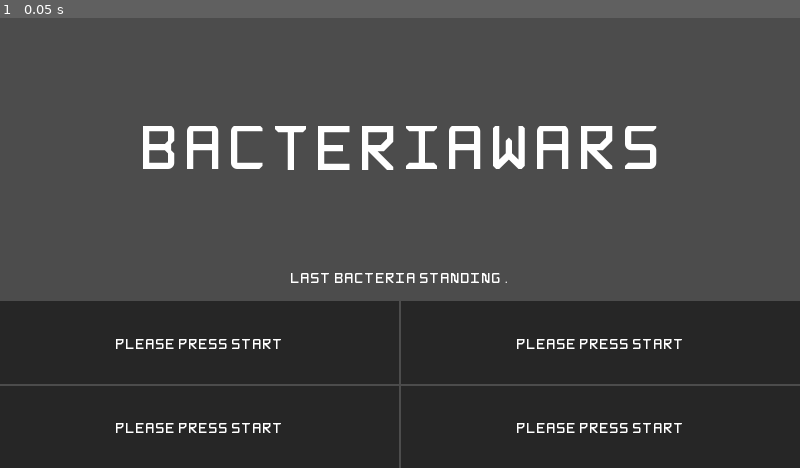
Above: before the commit, frame 1.
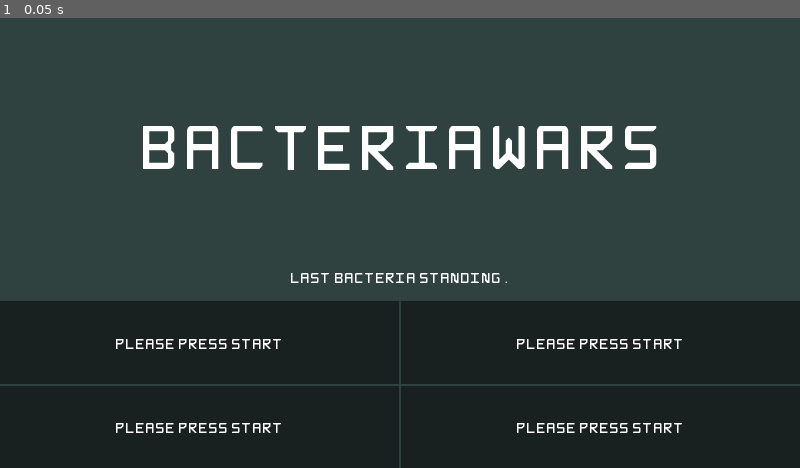
Above: after the commit, the same moment.

Repository: Werkaninchen/milchbroetchen
Game: Godot game, scene res://StartScreen/StartScreen.tscn
Two runs of this game, one before a commit and one after it. Both use one fixed random seed, a clock stepped at 60 frames per second and the inputs below.
Inputs:
- Up to frame 1 (0.05 s): no input

The runs differ from the first frame. In frame 1, 61% of the frame differs, in the area x 0-100%, y 0-100%.

Commit message:
Background added
Physics Layer fixed
Target Arrows for Player Added

Diff:
--- a/godot/Enemy/Bacteria/Enemy.gd
+++ b/godot/Enemy/Bacteria/Enemy.gd
@@ -36,7 +36,7 @@
 	if collision:
 		if collision.collider is Character:
 			var collided_player : Character = collision.collider
-			collided_player.hit(50)
+			collided_player.hit(25)
 			kill_self(collision.position)
 #player_target = get_viewport().get_mouse_position()
 
--- /dev/null
+++ b/godot/GameView/BG.tscn
@@ -0,0 +1,55 @@
+[gd_scene load_steps=5 format=2]
+
+[sub_resource type="Shader" id=1]
+code = "shader_type canvas_item;
+
+uniform vec2 time_factor = vec2(0.5, 0.5);
+uniform vec2 amplitude = vec2(0.05, 0.05);
+
+void fragment() {
+	vec2 tiled_uvs = UV;
+	//tiled_uvs.y *= aspect_ratio;
+
+	vec2 wave_uv_offset;
+	wave_uv_offset.x += sin(TIME * time_factor.x);
+	wave_uv_offset.y += cos(TIME * time_factor.y);
+
+
+	COLOR = texture(TEXTURE, tiled_uvs + wave_uv_offset * amplitude);
+
+}"
+
+[sub_resource type="ShaderMaterial" id=2]
+shader = SubResource( 1 )
+shader_param/time_factor = Vector2( 0.5, 0.5 )
+shader_param/amplitude = Vector2( 0.05, 0.05 )
+
+[sub_resource type="OpenSimplexNoise" id=3]
+seed = 3
+octaves = 6
+period = 122.0
+persistence = 1.0
+lacunarity = 1.06
+
+[sub_resource type="NoiseTexture" id=4]
+flags = 3
+width = 1920
+height = 1080
+seamless = true
+noise = SubResource( 3 )
+
+[node name="BG" type="ParallaxBackground"]
+
+[node name="ParallaxLayer" type="ParallaxLayer" parent="."]
+motion_scale = Vector2( 0.75, 0.75 )
+motion_mirroring = Vector2( 1920, 1080 )
+
+[node name="ColorRect" type="TextureRect" parent="ParallaxLayer"]
+modulate = Color( 0.148285, 0.441406, 0.392553, 0.498039 )
+material = SubResource( 2 )
+anchor_right = 1.0
+anchor_bottom = 1.0
+margin_right = 1920.0
+margin_bottom = 1080.0
+texture = SubResource( 4 )
+expand = true
--- /dev/null
+++ b/godot/GameView/GetPlayer.tscn
@@ -0,0 +1,11 @@
+[gd_scene load_steps=2 format=2]
+
+[ext_resource path="res://character/Attacks/skyscraperOnBroom.png" type="Texture" id=1]
+
+[node name="GetPlayer" type="Node2D"]
+
+[node name="Arrow" type="Sprite" parent="."]
+rotation = 1.5708
+scale = Vector2( 3, 3 )
+texture = ExtResource( 1 )
+offset = Vector2( 5, -15 )
--- a/godot/GameView/PlayerScreen.gd
+++ b/godot/GameView/PlayerScreen.gd
@@ -10,24 +10,44 @@
 
 var world
 
+var get_player = preload("res://GameView/GetPlayer.tscn")
+
+var get_player_scenes = {}
+
 # Called when the node enters the scene tree for the first time.
 func _ready():
 	player.connect("died", self, "_on_player_died")
 	player.connect("won", self, "_on_player_won")
 	player.connect("lost", self, "_on_player_lost")
 
+
 	player_game_view = $MC/GameView
+	player_game_view.connect("resized", self, "_on_view_resized")
 	player_game_world = $MC/GameView/PlayerViewport
 	player_game_view.texture = player_game_world.get_texture()
 	player_game_world.world_2d = world.world_2d
 	camera2d.custom_viewport = player_game_world
 	camera2d.current = true
 
+	for player in Game.players:
+		if Game.players[player] != self.player:
+			get_player_scenes[player] = get_player.instance()
+			get_player_scenes[player].modulate = Game.players[player].color
+			player_game_view.add_child(get_player_scenes[player])
+			Game.players[player].connect("died", self, "_on_enemy_player_died")
+
 func set_up_player_game(world, player):
 	self.world = world
 	camera2d = player.camera
 	self.player = player
 
+func _process(delta):
+	for player in Game.players:
+		if is_instance_valid(Game.players[player]) and Game.players[player] != self.player:
+			var distance_vector = (Game.players[player].global_position - self.player.global_position)
+			get_player_scenes[player].rotation = distance_vector.angle()
+			get_player_scenes[player].get_child(0).scale.x = min(500 / min(distance_vector.length(), 2000), 1) * 3
+			get_player_scenes[player].get_child(0).scale.y = min(500 / min(distance_vector.length(), 2000), 1) * 3
 
 func _input(event):
 	if event.device == player.id:
@@ -37,10 +57,22 @@
 
 func _on_player_died(id):
 	$MC/DeadScreen.visible = true
+	for get_player_scene in get_player_scenes.values():
+		get_player_scene.call_deferred("free")
 	set_process_input(false)
+	set_process(false)
+
+func _on_enemy_player_died(id):
+	get_player_scenes[id].call_deferred("free")
 
 func _on_player_won(id):
 	$MC/WinScreen.visible = true
 
 func _on_player_lost(id):
 	$MC/LostScreen.visible = true
+
+func _on_view_resized():
+	for player in Game.players:
+		if Game.players[player] != self.player:
+			get_player_scenes[player].global_position = rect_position + rect_size / 2
+			get_player_scenes[player].get_child(0).position.x = min(rect_size.x / 2, rect_size.y / 2) - 200
--- a/godot/GameView/PlayerScreen.tscn
+++ b/godot/GameView/PlayerScreen.tscn
@@ -1,21 +1,22 @@
-[gd_scene load_steps=7 format=2]
+[gd_scene load_steps=8 format=2]
 
 [ext_resource path="res://GameView/PlayerScreen.gd" type="Script" id=1]
-[ext_resource path="res://character/Hud/CharacterHud.tscn" type="PackedScene" id=2]
+[ext_resource path="res://GameView/BG.tscn" type="PackedScene" id=2]
+[ext_resource path="res://character/Hud/CharacterHud.tscn" type="PackedScene" id=3]
 
 [sub_resource type="DynamicFontData" id=1]
 font_path = "res://Rabbid-Highway-Sign.ttf"
 
 [sub_resource type="DynamicFont" id=2]
-size = 120
+size = 60
 font_data = SubResource( 1 )
 
 [sub_resource type="DynamicFont" id=3]
-size = 120
+size = 60
 font_data = SubResource( 1 )
 
 [sub_resource type="DynamicFont" id=4]
-size = 120
+size = 60
 font_data = SubResource( 1 )
 
 [node name="PlayerScreen" type="Control"]
@@ -62,7 +63,9 @@
 render_target_v_flip = true
 gui_disable_input = true
 
-[node name="CharacterHud" parent="MC" instance=ExtResource( 2 )]
+[node name="BG" parent="MC/GameView/PlayerViewport" instance=ExtResource( 2 )]
+
+[node name="CharacterHud" parent="MC" instance=ExtResource( 3 )]
 anchor_right = 0.0
 anchor_bottom = 0.0
 margin_left = 20.0
@@ -85,6 +88,7 @@
 text = "You died, loser..."
 align = 1
 valign = 1
+autowrap = true
 
 [node name="WinScreen" type="ColorRect" parent="MC"]
 visible = false
@@ -101,6 +105,7 @@
 text = "Congratulations! You are the freaking best bakteria out there!"
 align = 1
 valign = 1
+autowrap = true
 
 [node name="LostScreen" type="ColorRect" parent="MC"]
 visible = false
@@ -117,3 +122,4 @@
 text = "Buuuh! You lost, loser!"
 align = 1
 valign = 1
+autowrap = true
--- a/godot/GameView/Screen.gd
+++ b/godot/GameView/Screen.gd
@@ -82,7 +82,8 @@
 							players_exit += 1
 
 					if players_exit == Game.players.size():
-						get_tree().quit()
+						Game.reset()
+						SceneChanger.call_deferred("change_to_scene", start_scene.instance())
 
 func setup_players(players):
 
--- a/godot/StartScreen/StartScreen.tscn
+++ b/godot/StartScreen/StartScreen.tscn
@@ -1,7 +1,8 @@
-[gd_scene load_steps=5 format=2]
+[gd_scene load_steps=6 format=2]
 
 [ext_resource path="res://StartScreen/StartScreen.gd" type="Script" id=1]
 [ext_resource path="res://font.tres" type="DynamicFont" id=2]
+[ext_resource path="res://GameView/BG.tscn" type="PackedScene" id=3]
 
 [sub_resource type="DynamicFontData" id=1]
 font_path = "res://Rabbid-Highway-Sign.ttf"
@@ -119,3 +120,5 @@
 
 [node name="Timer" type="Timer" parent="."]
 one_shot = true
+
+[node name="BG" parent="." instance=ExtResource( 3 )]
--- a/godot/character/Attacks/DamageProjectile.tscn
+++ b/godot/character/Attacks/DamageProjectile.tscn
@@ -7,7 +7,6 @@
 
 [node name="DamageProjectile" type="Area2D"]
 collision_layer = 0
-collision_mask = 2
 script = ExtResource( 1 )
 
 [node name="CollisionShape2D" type="CollisionShape2D" parent="."]
--- a/godot/character/Character.tscn
+++ b/godot/character/Character.tscn
@@ -50,7 +50,6 @@
 
 [node name="Attack" type="Area2D" parent="."]
 collision_layer = 0
-collision_mask = 2
 script = ExtResource( 6 )
 
 [node name="CollisionShape2D" type="CollisionShape2D" parent="Attack"]
